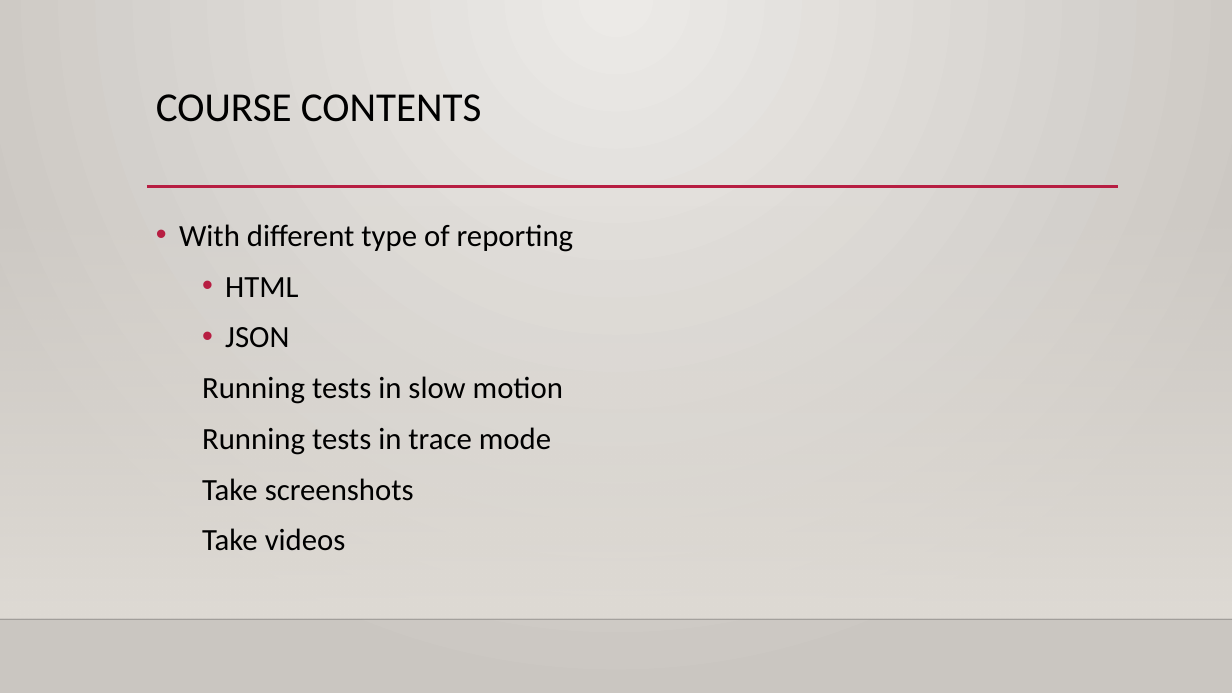
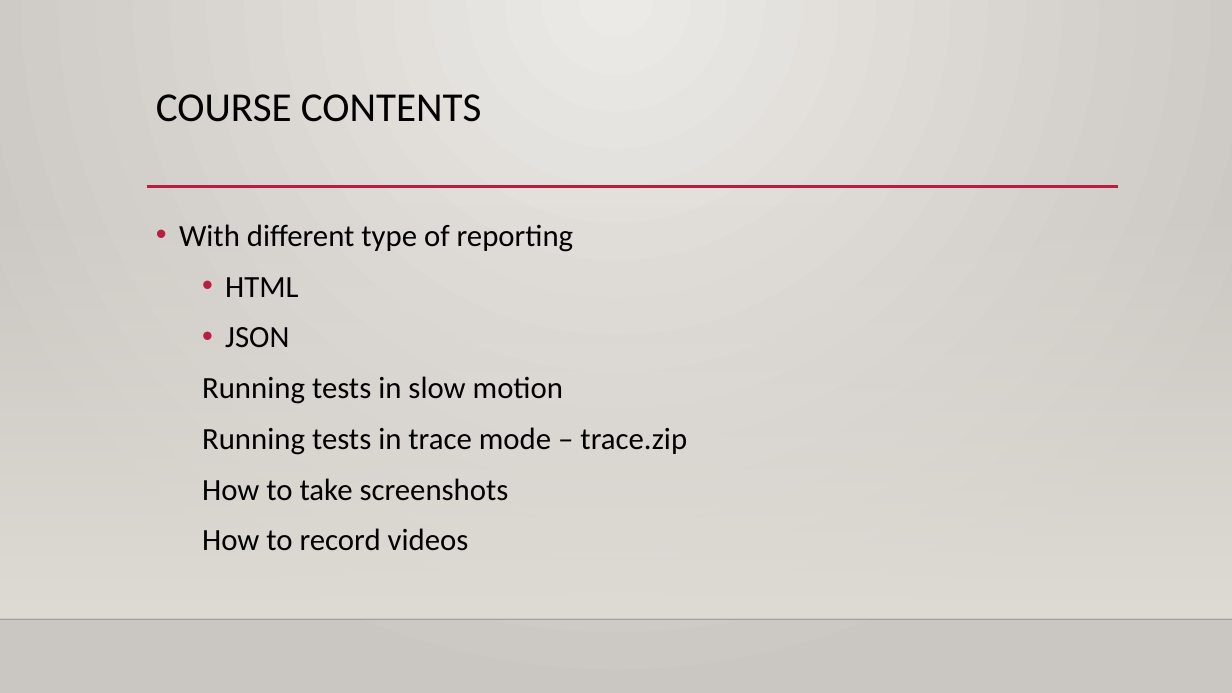
Before and after one commit to satmaramani/playwright, a slide deck: slide 12 of Playwright Automation training PPT.pptx (slide 9 before the commit). Drawn at 1232x693 pixels with LibreOffice and Linux fonts; fonts in the diff are those of the drawing; background and template pictures are left out. Boxes give left, top, right and bottom in pixels: in the first picture for what was removed or moved away, otherwise in the second. Text is boxed around its words. In the diff, an @@ line names an element or a change of style, - is before the commit and + after.

```diff
--- a/Playwright Automation training PPT.pptx
+++ b/Playwright Automation training PPT.pptx
@@ text at bbox=[202, 427, 687, 551]: text changed @@
-  Running tests in trace mode
-  Take screenshots
-  Take videos
+  Running tests in trace mode – trace.zip
+  How to take screenshots
+  How to record videos
```
Also in this commit, not shown: 44 other slides changed, 19 slides added, 5 other files.
